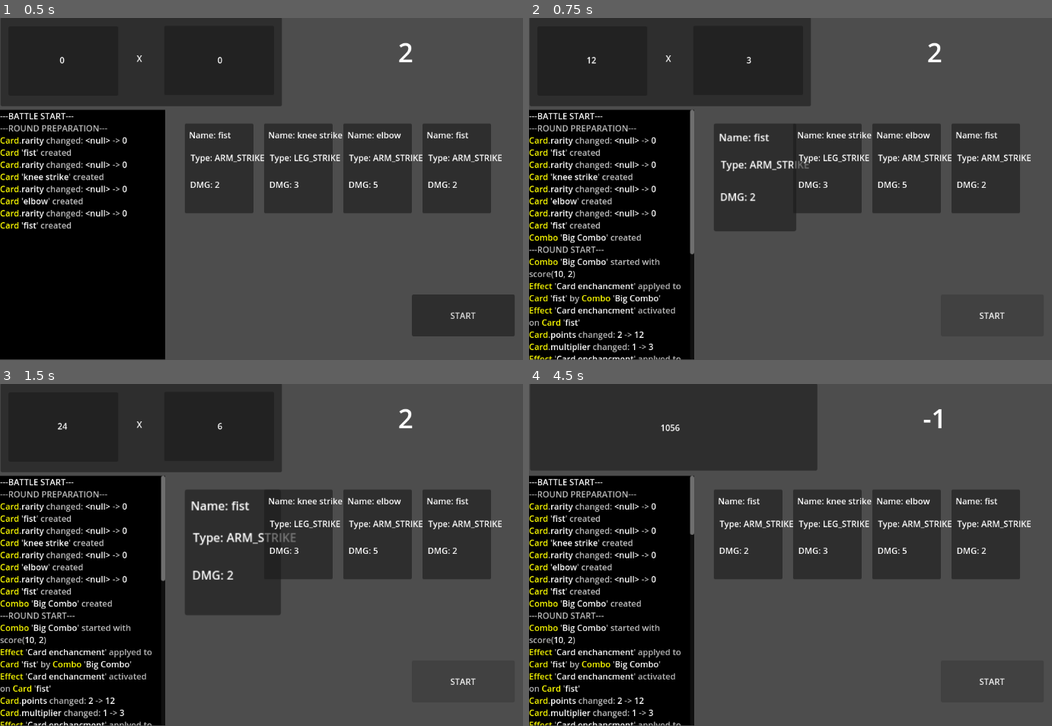
Above: before the commit, frames 1-4 (two rows, left to right).
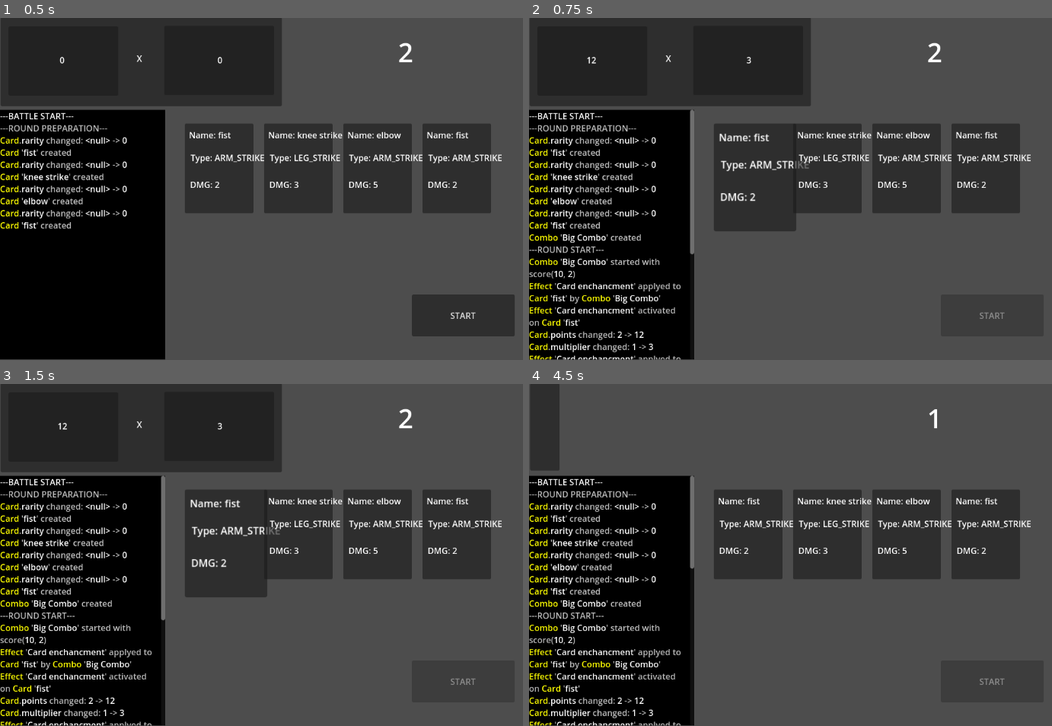
Above: after the commit, the same moments.

Repository: C0ldSt33l/Fighting-Card-Game
Game: Godot game, scene res://test_scene.tscn
Same seed, same stepped clock (60 frames per second), same inputs: the game is played once before the commit and once after it.
Inputs (mouse positions are in pixels of both pictures, inside the frame that each line leads up to):
- Up to frame 1 (0.5 s): no input
- Up to frame 2 (0.75 s): click "START" at 0.5 s
- Up to frame 3 (1.5 s): click (465, 681) at 1.25 s, where only the run before the commit has a clickable "START"
- Up to frame 4 (4.5 s): click (994, 681) at 2 s, where only the run before the commit has a clickable "START"; tap Enter (ui_accept) at 2.75, 3.02, 3.77, 4.25 s

Frame 1 is identical in both runs. In frame 2, less than 0.1% of the frame differs, in the area x 86-91%, y 85-88%; in frame 3, 2.2%; in frame 4, 13%, in the area x 5-91%, y 0-88%.

Commit message:
make `start_button` disabled while card round playing

Diff:
--- a/test_scene.gd
+++ b/test_scene.gd
@@ -69,6 +69,7 @@
 
 
 func start_round_preparation() -> void:
+	self.start_button.disabled = false
 	self.counter.show_score_panel()
 	Events.round_preparation_started.emit()
 	var configs := [
@@ -113,6 +114,7 @@
 
 # TODO: move `check_combos()` in round preparation stage
 func start_round() -> void:
+	self.start_button.disabled = true
 	self.check_combos()
 
 	Events.round_started.emit()
